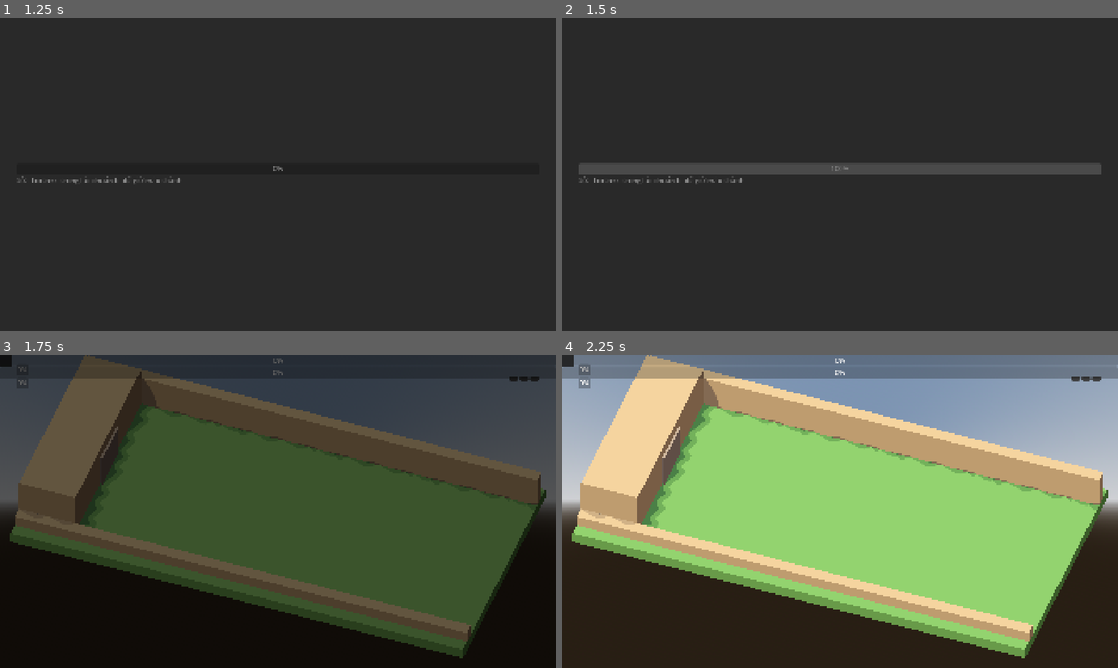
Above: before the commit, frames 1-4 (two rows, left to right).
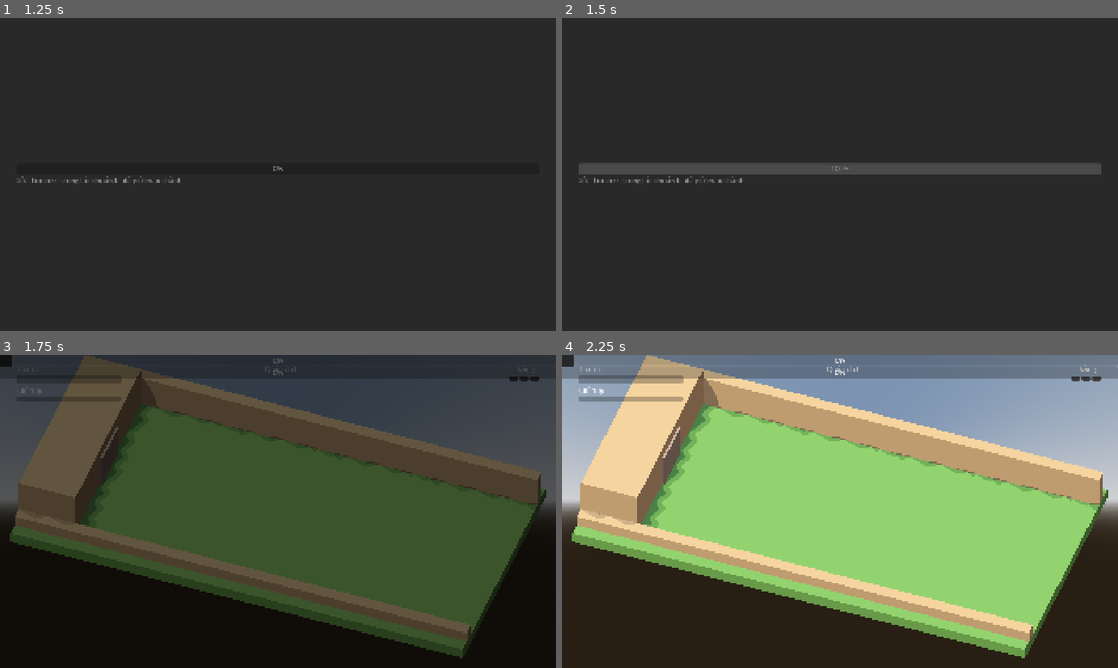
Above: after the commit, the same moments.

Repository: Rawisl/Godot_Roguelite3D_Gr8
Game: Godot game, scene res://ui/screens/boot.tscn
Two runs of this game, one before a commit and one after it. Both use one fixed random seed, a clock stepped at 60 frames per second and the inputs below.
Inputs (mouse positions are in pixels of both pictures, inside the frame that each line leads up to):
- Up to frame 1 (1.25 s): tap Enter (ui_accept) at 0.5, 0.77 s; move the mouse to (400, 158) at 0.52 s; hold D (move_right) from 0.53 s (still down); click (400, 158) at 0.6 s
- Up to frame 2 (1.5 s): move the mouse to (728, 190) at 1.27 s; release D (move_right) at 1.28 s; hold S (move_down) from 1.28 s (still down); tap Q (battle_cry) at 1.35 s; click (728, 190) at 1.42 s
- Up to frame 3 (1.75 s): keep holding S (move_down); tap Enter (ui_accept) at 1.52 s
- Up to frame 4 (2.25 s): move the mouse to (895, 442) at 2.02 s; release S (move_down) at 2.03 s; hold D (move_right) from 2.03 s (still down); tap B (build_toggle) at 2.1 s; click (895, 442) at 2.17 s

Frames 1-2 are identical in both runs. In frame 3, 0.4% of the frame differs, in the area x 3-97%, y 3-15%; in frame 4, 1.0%.

Commit message:
[feat]: bind fortress, commander, gold and wave HUD parts to EventBus (UI-04, HUD-03)

Diff:
--- a/data/locale/strings.csv
+++ b/data/locale/strings.csv
@@ -28,3 +28,14 @@
 settings.tab.graphics,Đồ họa
 settings.tab.accessibility,Tiếp cận
 settings.tab.data,Dữ liệu
+hud.fortress,Thành
+hud.commander,Chỉ huy
+hud.ratio,{value}/{max}
+hud.gold_gain,+{gold}
+hud.gold_loss,-{gold}
+hud.wave_value,Đợt {wave}
+hud.state.prep,Chuẩn bị
+hud.state.combat,Chiến đấu
+hud.state.boss_intro,Boss xuất hiện
+hud.state.boss_combat,Đánh boss
+hud.state.summary,Tổng kết
--- a/ui/hud/parts/commander_status.gd
+++ b/ui/hud/parts/commander_status.gd
@@ -1,11 +1,14 @@
 extends VBoxContainer
 
+@onready var _title: Label = %Title
+@onready var _bar: ProgressBar = %Bar
+@onready var _value: Label = %Value
 
-# Called when the node enters the scene tree for the first time.
 func _ready() -> void:
-	pass # Replace with function body.
+	_title.text = tr(&"hud.commander")
+	EventBus.commander_hp_changed.connect(_on_hp_changed)
 
-
-# Called every frame. 'delta' is the elapsed time since the previous frame.
-func _process(delta: float) -> void:
-	pass
+func _on_hp_changed(hp: int, max_hp: int) -> void:
+	_bar.max_value = max_hp
+	_bar.value = hp
+	_value.text = UiFormat.tr_fmt(&"hud.ratio", {"value": hp, "max": max_hp})
--- a/ui/hud/parts/commander_status.tscn
+++ b/ui/hud/parts/commander_status.tscn
@@ -9,10 +9,20 @@
 offset_right = 4.0
 offset_bottom = 58.0
 grow_vertical = 0
+mouse_filter = 2
 script = ExtResource("1_ykgfw")
 
-[node name="ProgressBar" type="ProgressBar" parent="." unique_id=471868200]
+[node name="Title" type="Label" parent="." unique_id=680202974]
+unique_name_in_owner = true
 layout_mode = 2
 
-[node name="Label" type="Label" parent="." unique_id=390215233]
+[node name="Bar" type="ProgressBar" parent="." unique_id=471868200]
+unique_name_in_owner = true
+custom_minimum_size = Vector2(240, 16)
 layout_mode = 2
+mouse_filter = 2
+show_percentage = false
+
+[node name="Value" type="Label" parent="." unique_id=390215233]
+unique_name_in_owner = true
+layout_mode = 2
--- a/ui/hud/parts/fortress_bar.gd
+++ b/ui/hud/parts/fortress_bar.gd
@@ -1,11 +1,14 @@
 extends MarginContainer
 
+@onready var _title: Label = %Title
+@onready var _bar: ProgressBar = %Bar
+@onready var _value: Label = %Value
 
-# Called when the node enters the scene tree for the first time.
 func _ready() -> void:
-	pass # Replace with function body.
+	_title.text = tr(&"hud.fortress")
+	EventBus.fortress_hp_changed.connect(_on_hp_changed)
 
-
-# Called every frame. 'delta' is the elapsed time since the previous frame.
-func _process(delta: float) -> void:
-	pass
+func _on_hp_changed(hp: int, max_hp: int) -> void:
+	_bar.max_value = max_hp
+	_bar.value = hp
+	_value.text = UiFormat.tr_fmt(&"hud.ratio", {"value": hp, "max": max_hp})
--- a/ui/hud/parts/fortress_bar.tscn
+++ b/ui/hud/parts/fortress_bar.tscn
@@ -5,10 +5,31 @@
 [node name="FortressBar" type="MarginContainer" unique_id=1658010275]
 offset_right = 4.0
 offset_bottom = 27.0
+mouse_filter = 2
 script = ExtResource("1_ffkjh")
 
 [node name="VBoxContainer" type="VBoxContainer" parent="." unique_id=1959007196]
 layout_mode = 2
+mouse_filter = 2
 
-[node name="ProgressBar" type="ProgressBar" parent="." unique_id=1628100303]
+[node name="Title" type="Label" parent="VBoxContainer" unique_id=682460222]
+unique_name_in_owner = true
 layout_mode = 2
+
+[node name="Bar" type="ProgressBar" parent="VBoxContainer" unique_id=118300072]
+unique_name_in_owner = true
+custom_minimum_size = Vector2(360, 28)
+layout_mode = 2
+mouse_filter = 2
+show_percentage = false
+
+[node name="Value" type="Label" parent="VBoxContainer/Bar" unique_id=1443153110]
+unique_name_in_owner = true
+layout_mode = 1
+anchors_preset = 15
+anchor_right = 1.0
+anchor_bottom = 1.0
+grow_horizontal = 2
+grow_vertical = 2
+horizontal_alignment = 1
+vertical_alignment = 1
--- a/ui/hud/parts/gold_label.gd
+++ b/ui/hud/parts/gold_label.gd
@@ -1,11 +1,30 @@
 extends HBoxContainer
 
+const DELTA_FADE_TIME := 1.0
 
-# Called when the node enters the scene tree for the first time.
+var _delta_tween: Tween
+
+@onready var _title: Label = %Title
+@onready var _value: Label = %Value
+@onready var _delta: Label = %Delta
+
 func _ready() -> void:
-	pass # Replace with function body.
+	_title.text = tr(&"hud.gold")
+	_delta.modulate.a = 0.0
+	EventBus.gold_changed.connect(_on_gold_changed)
+	EventBus.gold_delta.connect(_on_gold_delta)
 
+func _on_gold_changed(gold: int) -> void:
+	_value.text = str(gold)
 
-# Called every frame. 'delta' is the elapsed time since the previous frame.
-func _process(delta: float) -> void:
-	pass
+func _on_gold_delta(delta: int) -> void:
+	if delta == 0:
+		return
+	var key := &"hud.gold_gain" if delta > 0 else &"hud.gold_loss"
+	_delta.text = UiFormat.tr_fmt(key, {"gold": absi(delta)})
+	_delta.modulate.a = 1.0
+	if _delta_tween:
+		_delta_tween.kill()
+	# HUD animations run on real time so x2/x3 does not speed them up.
+	_delta_tween = create_tween().set_ignore_time_scale()
+	_delta_tween.tween_property(_delta, "modulate:a", 0.0, DELTA_FADE_TIME).set_delay(0.5)
--- a/ui/hud/parts/gold_label.tscn
+++ b/ui/hud/parts/gold_label.tscn
@@ -9,10 +9,22 @@
 offset_right = 9.0
 offset_bottom = 23.0
 grow_horizontal = 0
+mouse_filter = 2
+theme_override_constants/separation = 8
 script = ExtResource("1_l8fob")
 
 [node name="TextureRect" type="TextureRect" parent="." unique_id=1649748621]
 layout_mode = 2
+mouse_filter = 2
 
-[node name="Label" type="Label" parent="." unique_id=791004369]
+[node name="Title" type="Label" parent="." unique_id=791004369]
+unique_name_in_owner = true
 layout_mode = 2
+
+[node name="Value" type="Label" parent="." unique_id=1780004430]
+unique_name_in_owner = true
+layout_mode = 2
+
+[node name="Delta" type="Label" parent="." unique_id=292033578]
+unique_name_in_owner = true
+layout_mode = 2
--- a/ui/hud/parts/wave_counter.gd
+++ b/ui/hud/parts/wave_counter.gd
@@ -1,11 +1,38 @@
 extends HBoxContainer
 
+const STATE_KEYS := {
+	&"PREP": &"hud.state.prep",
+	&"COMBAT": &"hud.state.combat",
+	&"BOSS_INTRO": &"hud.state.boss_intro",
+	&"BOSS_COMBAT": &"hud.state.boss_combat",
+	&"SUMMARY": &"hud.state.summary",
+}
 
-# Called when the node enters the scene tree for the first time.
+@onready var _wave: Label = %Wave
+@onready var _state: Label = %State
+@onready var _countdown: Label = %Countdown
+@onready var _enemies_title: Label = %EnemiesTitle
+@onready var _enemies: Label = %Enemies
+
 func _ready() -> void:
-	pass # Replace with function body.
+	_enemies_title.text = tr(&"hud.enemies")
+	_countdown.visible = false
+	EventBus.state_changed.connect(_on_state_changed)
+	EventBus.wave_started.connect(_on_wave_started)
+	EventBus.prep_timer_changed.connect(_on_prep_timer_changed)
+	EventBus.enemy_count_changed.connect(_on_enemy_count_changed)
 
+func _on_state_changed(new_state: StringName) -> void:
+	_state.text = tr(STATE_KEYS.get(new_state, &""))
+	# TODO: clear time in COMBAT and the boss timer.
+	_countdown.visible = new_state == &"PREP"
 
-# Called every frame. 'delta' is the elapsed time since the previous frame.
-func _process(delta: float) -> void:
-	pass
+# TODO: show the upcoming wave during PREP once wave_preview_ready is emitted.
+func _on_wave_started(wave_index: int) -> void:
+	_wave.text = UiFormat.tr_fmt(&"hud.wave_value", {"wave": wave_index})
+
+func _on_prep_timer_changed(remaining: float) -> void:
+	_countdown.text = UiFormat.time_mmss(remaining)
+
+func _on_enemy_count_changed(alive: int, queued: int, total: int) -> void:
+	_enemies.text = UiFormat.tr_fmt(&"hud.ratio", {"value": alive + queued, "max": total})
--- a/ui/hud/parts/wave_counter.tscn
+++ b/ui/hud/parts/wave_counter.tscn
@@ -9,10 +9,26 @@
 offset_right = 10.0
 offset_bottom = 23.0
 grow_horizontal = 2
+mouse_filter = 2
+theme_override_constants/separation = 24
 script = ExtResource("1_57oc4")
 
-[node name="Label" type="Label" parent="." unique_id=999281154]
+[node name="Wave" type="Label" parent="." unique_id=999281154]
+unique_name_in_owner = true
 layout_mode = 2
 
-[node name="Label2" type="Label" parent="." unique_id=2115319662]
+[node name="State" type="Label" parent="." unique_id=2115319662]
+unique_name_in_owner = true
 layout_mode = 2
+
+[node name="Countdown" type="Label" parent="." unique_id=265254188]
+unique_name_in_owner = true
+layout_mode = 2
+
+[node name="EnemiesTitle" type="Label" parent="." unique_id=1744267074]
+unique_name_in_owner = true
+layout_mode = 2
+
+[node name="Enemies" type="Label" parent="." unique_id=1367545860]
+unique_name_in_owner = true
+layout_mode = 2
Binary file changed: data/locale/strings.vi.translation
